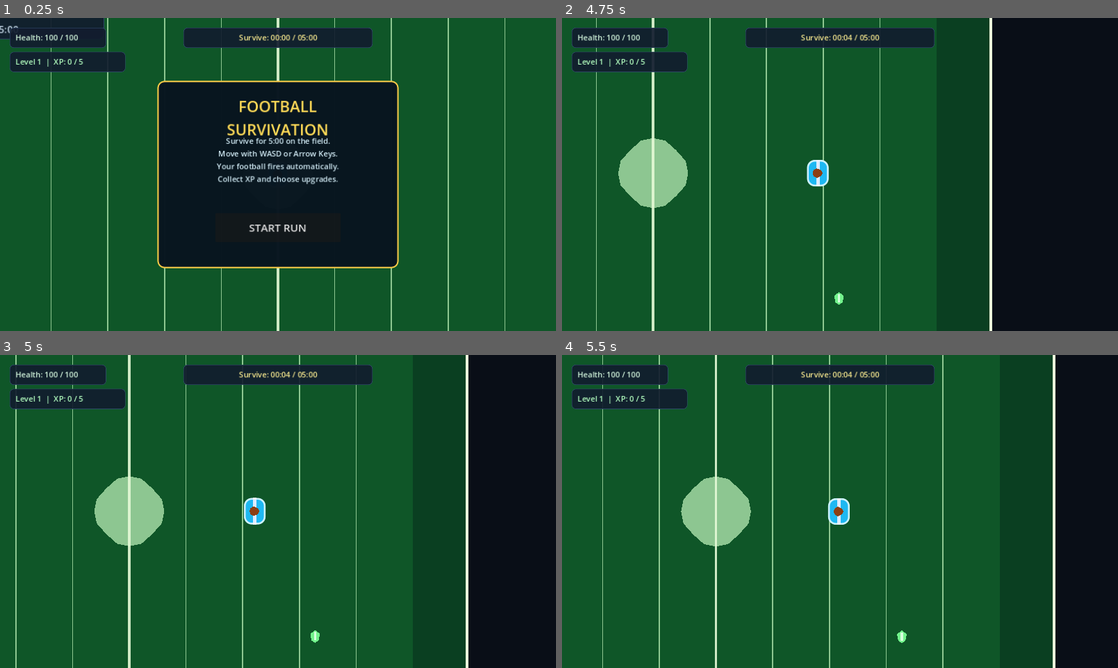
Above: before the commit, frames 1-4 (two rows, left to right).
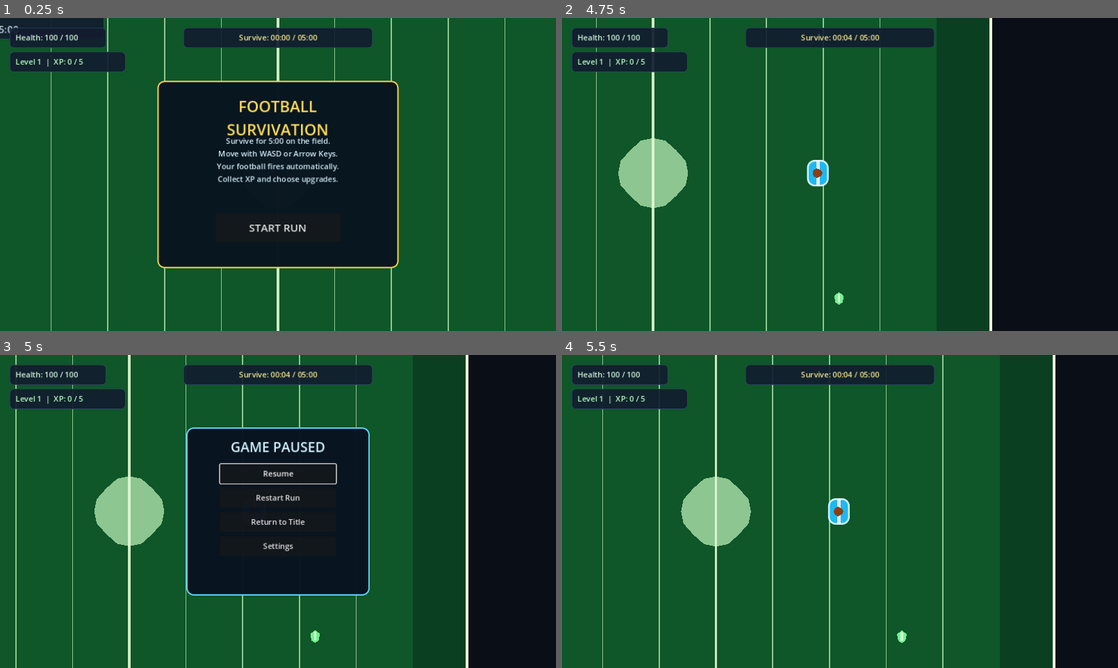
Above: after the commit, the same moments.

Repository: bulmaspanties/Football-Survivation
Game: Godot game, scene res://scenes/Main.tscn
Same seed, same stepped clock (60 frames per second), same inputs: the game is played once before the commit and once after it.
Inputs (mouse positions are in pixels of both pictures, inside the frame that each line leads up to):
- Up to frame 1 (0.25 s): no input
- Up to frame 2 (4.75 s): click "START RUN" at 0.5 s; tap Enter at 1.25 s; hold D (move_right) 1.28-2.03 s; hold S (move_down) 2.03-2.78 s; hold D (move_right) 2.78-3.53 s; hold W (move_up) 3.53-4.28 s; hold A (move_left) from 4.28 s (still down)
- Up to frame 3 (5 s): keep holding A (move_left); tap Escape (pause_game, bound only after the commit) at 4.9 s
- Up to frame 4 (5.5 s): release A (move_left) at 5 s; click (840, 473) at 5 s, where only the run after the commit has a clickable "Resume"

Frames 1-2 are identical in both runs. In frame 3, 18% of the frame differs, in the area x 33-67%, y 23-77%; in frame 4, nothing differs.

Commit message:
Add pause menu and session settings
Co-authored-by: Copilot App <223556219+Copilot@users.noreply.github.com>

Diff:
--- a/project.godot
+++ b/project.godot
@@ -7,6 +7,10 @@
 
 config/name="Football Survivation"
 run/main_scene="res://scenes/Main.tscn"
+
+[autoload]
+
+SettingsManager="*res://scripts/settings_manager.gd"
 
 [display]
 
@@ -40,3 +44,7 @@
 "deadzone": 0.2,
 "events": [Object(InputEventKey,"physical_keycode":68), Object(InputEventKey,"physical_keycode":4194321)]
 }
+pause_game={
+"deadzone": 0.2,
+"events": [Object(InputEventKey,"physical_keycode":4194305), Object(InputEventKey,"physical_keycode":80)]
+}
--- a/scenes/Main.tscn
+++ b/scenes/Main.tscn
@@ -75,7 +75,32 @@
 corner_radius_bottom_right = 14
 corner_radius_bottom_left = 14
 
+[sub_resource type="StyleBoxFlat" id="StyleBoxFlat_pause"]
+bg_color = Color(0.03, 0.07, 0.12, 0.97)
+border_width_left = 3
+border_width_top = 3
+border_width_right = 3
+border_width_bottom = 3
+border_color = Color(0.35, 0.8, 0.95, 1)
+corner_radius_top_left = 14
+corner_radius_top_right = 14
+corner_radius_bottom_right = 14
+corner_radius_bottom_left = 14
+
+[sub_resource type="StyleBoxFlat" id="StyleBoxFlat_settings"]
+bg_color = Color(0.04, 0.1, 0.15, 0.99)
+border_width_left = 2
+border_width_top = 2
+border_width_right = 2
+border_width_bottom = 2
+border_color = Color(0.95, 0.78, 0.28, 1)
+corner_radius_top_left = 12
+corner_radius_top_right = 12
+corner_radius_bottom_right = 12
+corner_radius_bottom_left = 12
+
 [node name="Main" type="Node2D"]
+process_mode = 3
 script = ExtResource("4_main")
 
 [node name="Arena" type="Node2D" parent="."]
@@ -385,3 +410,132 @@
 offset_bottom = 164.0
 process_mode = 3
 text = "Play Again"
+
+[node name="PausePanel" type="Panel" parent="HUD"]
+visible = false
+process_mode = 3
+offset_left = 386.0
+offset_top = 150.0
+offset_right = 766.0
+offset_bottom = 498.0
+mouse_filter = 1
+theme_override_styles/panel = SubResource("StyleBoxFlat_pause")
+
+[node name="Title" type="Label" parent="HUD/PausePanel"]
+offset_left = 20.0
+offset_top = 20.0
+offset_right = 360.0
+offset_bottom = 58.0
+theme_override_colors/font_color = Color(0.82, 0.95, 1, 1)
+theme_override_font_sizes/font_size = 28
+text = "GAME PAUSED"
+horizontal_alignment = 1
+
+[node name="ResumeButton" type="Button" parent="HUD/PausePanel"]
+offset_left = 70.0
+offset_top = 76.0
+offset_right = 310.0
+offset_bottom = 116.0
+process_mode = 3
+text = "Resume"
+
+[node name="RestartButton" type="Button" parent="HUD/PausePanel"]
+offset_left = 70.0
+offset_top = 126.0
+offset_right = 310.0
+offset_bottom = 166.0
+process_mode = 3
+text = "Restart Run"
+
+[node name="TitleButton" type="Button" parent="HUD/PausePanel"]
+offset_left = 70.0
+offset_top = 176.0
+offset_right = 310.0
+offset_bottom = 216.0
+process_mode = 3
+text = "Return to Title"
+
+[node name="SettingsButton" type="Button" parent="HUD/PausePanel"]
+offset_left = 70.0
+offset_top = 226.0
+offset_right = 310.0
+offset_bottom = 266.0
+process_mode = 3
+text = "Settings"
+
+[node name="SettingsPanel" type="Panel" parent="HUD"]
+visible = false
+process_mode = 3
+offset_left = 326.0
+offset_top = 130.0
+offset_right = 826.0
+offset_bottom = 518.0
+mouse_filter = 1
+theme_override_styles/panel = SubResource("StyleBoxFlat_settings")
+
+[node name="Title" type="Label" parent="HUD/SettingsPanel"]
+offset_left = 24.0
+offset_top = 20.0
+offset_right = 476.0
+offset_bottom = 56.0
+theme_override_colors/font_color = Color(1, 0.86, 0.34, 1)
+theme_override_font_sizes/font_size = 26
+text = "SETTINGS"
+horizontal_alignment = 1
+
+[node name="VolumeLabel" type="Label" parent="HUD/SettingsPanel"]
+offset_left = 50.0
+offset_top = 82.0
+offset_right = 210.0
+offset_bottom = 112.0
+text = "Master volume"
+
+[node name="VolumeSlider" type="HSlider" parent="HUD/SettingsPanel"]
+offset_left = 210.0
+offset_top = 82.0
+offset_right = 450.0
+offset_bottom = 112.0
+process_mode = 3
+min_value = 0.0
+max_value = 1.0
+step = 0.05
+value = 1.0
+focus_neighbor_bottom = NodePath("../MuteCheck")
+
+[node name="MuteCheck" type="CheckButton" parent="HUD/SettingsPanel"]
+offset_left = 50.0
+offset_top = 132.0
+offset_right = 450.0
+offset_bottom = 172.0
+process_mode = 3
+text = "Mute master audio"
+focus_neighbor_top = NodePath("../VolumeSlider")
+focus_neighbor_bottom = NodePath("../FullscreenCheck")
+
+[node name="FullscreenCheck" type="CheckButton" parent="HUD/SettingsPanel"]
+offset_left = 50.0
+offset_top = 182.0
+offset_right = 450.0
+offset_bottom = 222.0
+process_mode = 3
+text = "Fullscreen"
+focus_neighbor_top = NodePath("../MuteCheck")
+focus_neighbor_bottom = NodePath("../ResetButton")
+
+[node name="ResetButton" type="Button" parent="HUD/SettingsPanel"]
+offset_left = 50.0
+offset_top = 242.0
+offset_right = 280.0
+offset_bottom = 282.0
+process_mode = 3
+text = "Reset settings"
+focus_neighbor_bottom = NodePath("../BackButton")
+
+[node name="BackButton" type="Button" parent="HUD/SettingsPanel"]
+offset_left = 300.0
+offset_top = 242.0
+offset_right = 450.0
+offset_bottom = 282.0
+process_mode = 3
+text = "Back"
+focus_neighbor_top = NodePath("../ResetButton")
--- a/scripts/main.gd
+++ b/scripts/main.gd
@@ -18,6 +18,11 @@
 @onready var victory_panel: Panel = $HUD/VictoryPanel
 @onready var enemy_spawner: EnemySpawner = $EnemySpawner
 @onready var title_panel: Panel = $HUD/TitlePanel
+@onready var pause_panel: Panel = $HUD/PausePanel
+@onready var settings_panel: Panel = $HUD/SettingsPanel
+@onready var volume_slider: HSlider = $HUD/SettingsPanel/VolumeSlider
+@onready var mute_check: CheckButton = $HUD/SettingsPanel/MuteCheck
+@onready var fullscreen_check: CheckButton = $HUD/SettingsPanel/FullscreenCheck
 @onready var auto_weapon: AutoWeapon = $Player/AutoWeapon
 @onready var tackle_weapon: TackleWeapon = $Player/TackleWeapon
 @onready var hail_mary_weapon: HailMaryWeapon = $Player/HailMaryWeapon
@@ -46,6 +51,17 @@
 	$HUD/TitlePanel/StartButton.pressed.connect(_start_run)
 	$HUD/GameOverPanel/RestartButton.pressed.connect(_restart_run)
 	$HUD/VictoryPanel/RestartButton.pressed.connect(_restart_run)
+	$HUD/PausePanel/ResumeButton.pressed.connect(_resume_run)
+	$HUD/PausePanel/RestartButton.pressed.connect(_restart_run)
+	$HUD/PausePanel/TitleButton.pressed.connect(_return_to_title)
+	$HUD/PausePanel/SettingsButton.pressed.connect(_open_settings)
+	$HUD/SettingsPanel/BackButton.pressed.connect(_close_settings)
+	$HUD/SettingsPanel/ResetButton.pressed.connect(_reset_settings)
+	volume_slider.value_changed.connect(_on_volume_changed)
+	mute_check.toggled.connect(_on_mute_toggled)
+	fullscreen_check.toggled.connect(_on_fullscreen_toggled)
+	SettingsManager.settings_changed.connect(_sync_settings_controls)
+	_sync_settings_controls()
 	for index in upgrade_buttons.size():
 		upgrade_buttons[index].pressed.connect(_on_upgrade_selected.bind(index))
 	player.set_physics_process(false)
@@ -57,7 +73,7 @@
 	get_tree().paused = true
 
 func _process(delta: float) -> void:
-	if not run_started or run_finished:
+	if get_tree().paused or not run_started or run_finished:
 		return
 	survival_time = minf(survival_time + delta, RUN_DURATION_SECONDS)
 	survival_label.text = "Survive: %s / %s" % [_format_time(survival_time), _format_time(RUN_DURATION_SECONDS)]
@@ -112,6 +128,56 @@
 	upgrade_panel.visible = false
 	get_tree().paused = false
 
+func _input(event: InputEvent) -> void:
+	if event.is_action_pressed("pause_game") and not event.is_echo():
+		_toggle_pause()
+
+func _toggle_pause() -> void:
+	if not run_started or run_finished or title_panel.visible or upgrade_panel.visible:
+		return
+	if settings_panel.visible:
+		_close_settings()
+	elif pause_panel.visible:
+		_resume_run()
+	else:
+		pause_panel.visible = true
+		get_tree().paused = true
+		$HUD/PausePanel/ResumeButton.grab_focus()
+
+func _resume_run() -> void:
+	settings_panel.visible = false
+	pause_panel.visible = false
+	get_tree().paused = false
+
+func _open_settings() -> void:
+	settings_panel.visible = true
+	pause_panel.visible = false
+	volume_slider.grab_focus()
+
+func _close_settings() -> void:
+	settings_panel.visible = false
+	pause_panel.visible = true
+	$HUD/PausePanel/SettingsButton.grab_focus()
+
+func _reset_settings() -> void:
+	SettingsManager.reset_defaults()
+	_sync_settings_controls()
+	volume_slider.grab_focus()
+
+func _on_volume_changed(value: float) -> void:
+	SettingsManager.set_master_volume(value)
+
+func _on_mute_toggled(value: bool) -> void:
+	SettingsManager.set_muted(value)
+
+func _on_fullscreen_toggled(value: bool) -> void:
+	SettingsManager.set_fullscreen(value)
+
+func _sync_settings_controls() -> void:
+	volume_slider.set_value_no_signal(SettingsManager.master_volume)
+	mute_check.set_pressed_no_signal(SettingsManager.muted)
+	fullscreen_check.set_pressed_no_signal(SettingsManager.fullscreen)
+
 func _start_run() -> void:
 	if run_started:
 		return
@@ -132,6 +198,8 @@
 	run_finished = true
 	enemy_spawner.set_process(false)
 	upgrade_panel.visible = false
+	pause_panel.visible = false
+	settings_panel.visible = false
 	get_tree().paused = false
 	game_over_panel.visible = true
 
@@ -140,9 +208,15 @@
 	enemy_spawner.set_process(false)
 	player.set_physics_process(false)
 	upgrade_panel.visible = false
+	pause_panel.visible = false
+	settings_panel.visible = false
 	victory_panel.visible = true
 	get_tree().paused = true
 
 func _restart_run() -> void:
 	get_tree().paused = false
 	get_tree().reload_current_scene()
+
+func _return_to_title() -> void:
+	get_tree().paused = false
+	get_tree().reload_current_scene()
--- /dev/null
+++ b/scripts/settings_manager.gd
@@ -0,0 +1,47 @@
+extends Node
+
+signal settings_changed
+
+const DEFAULT_VOLUME := 1.0
+
+var master_volume := DEFAULT_VOLUME
+var muted := false
+var fullscreen := false
+
+func _ready() -> void:
+	_apply_audio()
+	_apply_display()
+
+func set_master_volume(value: float) -> void:
+	master_volume = clampf(value, 0.0, 1.0)
+	_apply_audio()
+	settings_changed.emit()
+
+func set_muted(value: bool) -> void:
+	muted = value
+	_apply_audio()
+	settings_changed.emit()
+
+func set_fullscreen(value: bool) -> void:
+	fullscreen = value
+	_apply_display()
+	settings_changed.emit()
+
+func reset_defaults() -> void:
+	master_volume = DEFAULT_VOLUME
+	muted = false
+	fullscreen = false
+	_apply_audio()
+	_apply_display()
+	settings_changed.emit()
+
+func _apply_audio() -> void:
+	var master_bus := AudioServer.get_bus_index("Master")
+	if master_bus >= 0:
+		AudioServer.set_bus_volume_db(master_bus, linear_to_db(maxf(master_volume, 0.0001)))
+		AudioServer.set_bus_mute(master_bus, muted)
+
+func _apply_display() -> void:
+	DisplayServer.window_set_mode(
+		DisplayServer.WINDOW_MODE_FULLSCREEN if fullscreen else DisplayServer.WINDOW_MODE_WINDOWED
+	)
Not shown: 1 places in scenes/Main.tscn that only renumber resources
Not shown, changed: README.md
